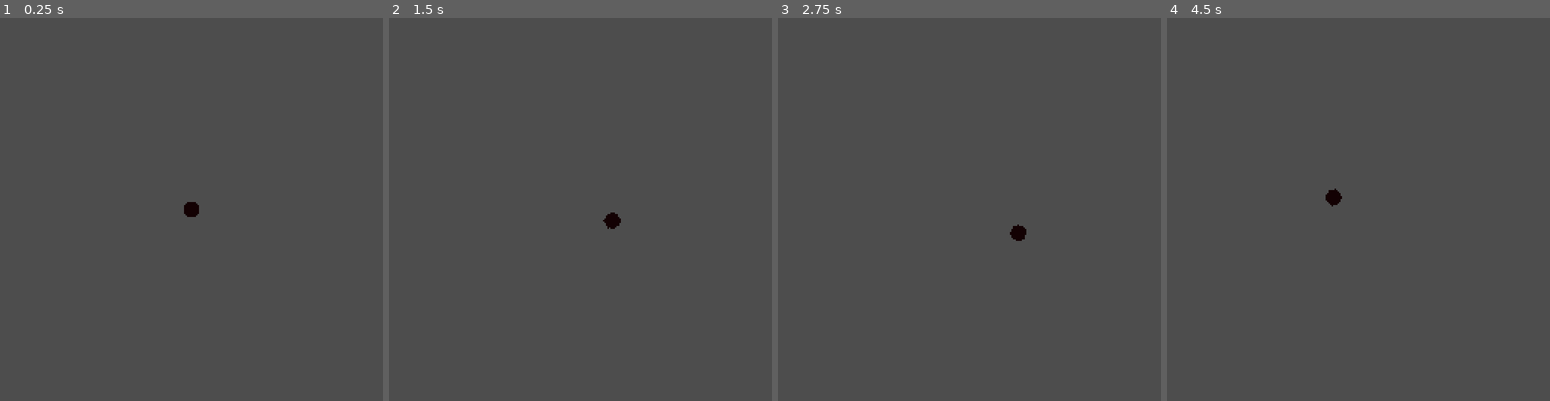
Above: before the commit, frames 1-4 (left to right).
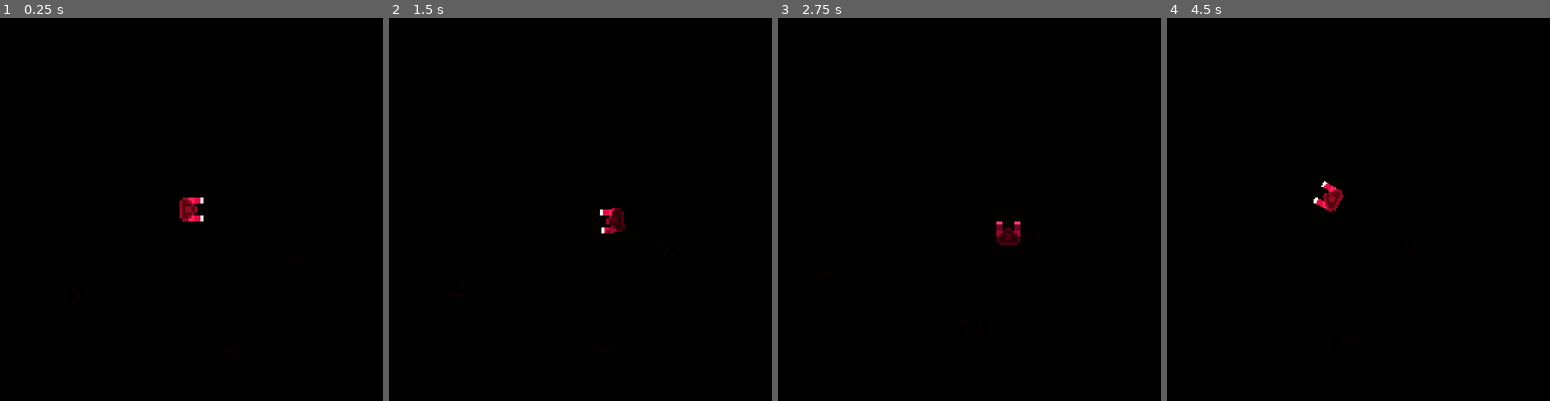
Above: after the commit, the same moments.

Repository: Simplexeon/WolfJam-2023
Game: Godot game, scene res://Levels/main.tscn
Same seed, same stepped clock (60 frames per second), same inputs: the game is played once before the commit and once after it.
Inputs (mouse positions are in pixels of both pictures, inside the frame that each line leads up to):
- Up to frame 1 (0.25 s): no input
- Up to frame 2 (1.5 s): tap Enter at 0.5 s; move the mouse to (664, 190) at 0.52 s; hold D (right) 0.53-1.28 s; click (664, 190) at 0.6 s; move the mouse to (503, 228) at 1.27 s; hold S (down) from 1.28 s (still down); right-click (503, 228) at 1.35 s
- Up to frame 3 (2.75 s): move the mouse to (1007, 125) at 2.02 s; release S (down) at 2.03 s; hold D (right) from 2.03 s (still down); click (1007, 125) at 2.1 s
- Up to frame 4 (4.5 s): move the mouse to (1339, 286) at 2.77 s; release D (right) at 2.78 s; hold W (up) 2.78-3.53 s; right-click (1339, 286) at 2.85 s; move the mouse to (1473, 266) at 3.52 s; hold A (left) from 3.53 s (still down); click (1473, 266) at 3.6 s; move the mouse to (1243, 152) at 4.27 s; right-click (1243, 152) at 4.35 s

The runs differ from the first frame. In frame 1, 100% of the frame differs, in the area x 0-100%, y 0-100%; in frame 2, 100%; in frame 3, 100%; in frame 4, 100%.

Commit message:
Lighting shit

Diff:
--- /dev/null
+++ b/Enemies/enemy.gd
@@ -0,0 +1,13 @@
+extends CharacterBody2D
+
+@onready var sprite : Sprite2D = $Sprite2D;
+
+var spriteA : Texture2D = preload("res://Art/enemies/VampireA.png");
+var spriteB : Texture2D = preload("res://Art/enemies/VampireB.png");
+
+func _ready() -> void:
+
+	if(round(randf()) == 1):
+		sprite.texture = spriteA;
+	else:
+		sprite.texture = spriteB;
--- /dev/null
+++ b/Enemies/enemy.tscn
@@ -0,0 +1,24 @@
+[gd_scene load_steps=5 format=3 uid="uid://g33or5mpkwtf"]
+
+[ext_resource type="Script" path="res://Enemies/enemy.gd" id="1_elbty"]
+[ext_resource type="Texture2D" uid="uid://b8yaeuw64wagc" path="res://Art/enemies/VampireA.png" id="2_d0y46"]
+
+[sub_resource type="OccluderPolygon2D" id="OccluderPolygon2D_jt2rq"]
+polygon = PackedVector2Array(0, 0, 6, 0, 6, 6, 10, 6, 10, 0, 16, 0, 16, 14, 14, 14, 14, 16, 2, 16, 2, 14, 0, 14)
+
+[sub_resource type="CircleShape2D" id="CircleShape2D_7xnld"]
+radius = 9.0
+
+[node name="Enemy" type="CharacterBody2D"]
+script = ExtResource("1_elbty")
+
+[node name="LightOccluder2D" type="LightOccluder2D" parent="."]
+position = Vector2(-8, -8)
+occluder = SubResource("OccluderPolygon2D_jt2rq")
+sdf_collision = false
+
+[node name="Sprite2D" type="Sprite2D" parent="."]
+texture = ExtResource("2_d0y46")
+
+[node name="CollisionShape2D" type="CollisionShape2D" parent="."]
+shape = SubResource("CircleShape2D_7xnld")
--- a/Levels/main.tscn
+++ b/Levels/main.tscn
@@ -1,7 +1,9 @@
-[gd_scene load_steps=3 format=3 uid="uid://dprabjvil2cku"]
+[gd_scene load_steps=5 format=3 uid="uid://dprabjvil2cku"]
 
 [ext_resource type="PackedScene" uid="uid://ckndod2ea2l0e" path="res://Player/player.tscn" id="1_luk4o"]
 [ext_resource type="Script" path="res://Levels/Camera2D.gd" id="2_lh26t"]
+[ext_resource type="PackedScene" uid="uid://g33or5mpkwtf" path="res://Enemies/enemy.tscn" id="3_6a78b"]
+[ext_resource type="Texture2D" uid="uid://covsm0gnri57k" path="res://Art/Prototype/Light.png" id="4_6jhjs"]
 
 [node name="Main" type="Node2D"]
 
@@ -21,3 +23,22 @@
 script = ExtResource("2_lh26t")
 player = NodePath("../Player")
 smoothing = 0.6
+
+[node name="Enemies" type="Node2D" parent="."]
+
+[node name="Enemy" parent="Enemies" instance=ExtResource("3_6a78b")]
+position = Vector2(68, 32)
+
+[node name="Enemy2" parent="Enemies" instance=ExtResource("3_6a78b")]
+position = Vector2(-73, 59)
+
+[node name="Enemy3" parent="Enemies" instance=ExtResource("3_6a78b")]
+position = Vector2(26, 96)
+
+[node name="Enemy4" parent="Enemies" instance=ExtResource("3_6a78b")]
+position = Vector2(174, 150)
+
+[node name="PointLight2D" type="PointLight2D" parent="."]
+energy = 4.49
+shadow_enabled = true
+texture = ExtResource("4_6jhjs")
--- a/Player/player.gd
+++ b/Player/player.gd
@@ -37,7 +37,7 @@
 
 
 	# Rotate the player to face the mouse
-	rotation = global_position.angle_to(mouse_pos);
+	global_rotation = (mouse_pos - global_position).angle();
 
 	# Move the player
 	velocity = move_direction * Speed;
--- a/Player/player.tscn
+++ b/Player/player.tscn
@@ -1,16 +1,17 @@
 [gd_scene load_steps=4 format=3 uid="uid://ckndod2ea2l0e"]
 
 [ext_resource type="Script" path="res://Player/player.gd" id="1_1gywm"]
-[ext_resource type="Texture2D" uid="uid://c0g0n2peklp00" path="res://Art/Prototype/Player.png" id="2_ha8yi"]
+[ext_resource type="Texture2D" uid="uid://bfdklyykf7c0t" path="res://Art/player/player.png" id="2_slxed"]
 
-[sub_resource type="RectangleShape2D" id="RectangleShape2D_ndd5g"]
-size = Vector2(8, 8)
+[sub_resource type="CircleShape2D" id="CircleShape2D_esqfs"]
+radius = 8.06226
 
 [node name="Player" type="CharacterBody2D"]
 script = ExtResource("1_1gywm")
 
+[node name="Sprite2D" type="Sprite2D" parent="."]
+rotation = -1.5708
+texture = ExtResource("2_slxed")
+
 [node name="CollisionShape2D" type="CollisionShape2D" parent="."]
-shape = SubResource("RectangleShape2D_ndd5g")
-
-[node name="Sprite2D" type="Sprite2D" parent="."]
-texture = ExtResource("2_ha8yi")
+shape = SubResource("CircleShape2D_esqfs")
--- a/project.godot
+++ b/project.godot
@@ -57,3 +57,4 @@
 [rendering]
 
 textures/canvas_textures/default_texture_filter=0
+environment/defaults/default_clear_color=Color(0, 0, 0, 1)
Binary file added: Art/Prototype/Light.aseprite
Binary file added: Art/Prototype/Light.png
Not shown, added: Art/Prototype/Light.png.import
Not shown, added: Art/enemies/VampireA.png.import
Not shown, added: Art/enemies/VampireB.png.import
Not shown, added: Art/enemies/miniboss.png.import
Not shown, added: Art/player/player.png.import
